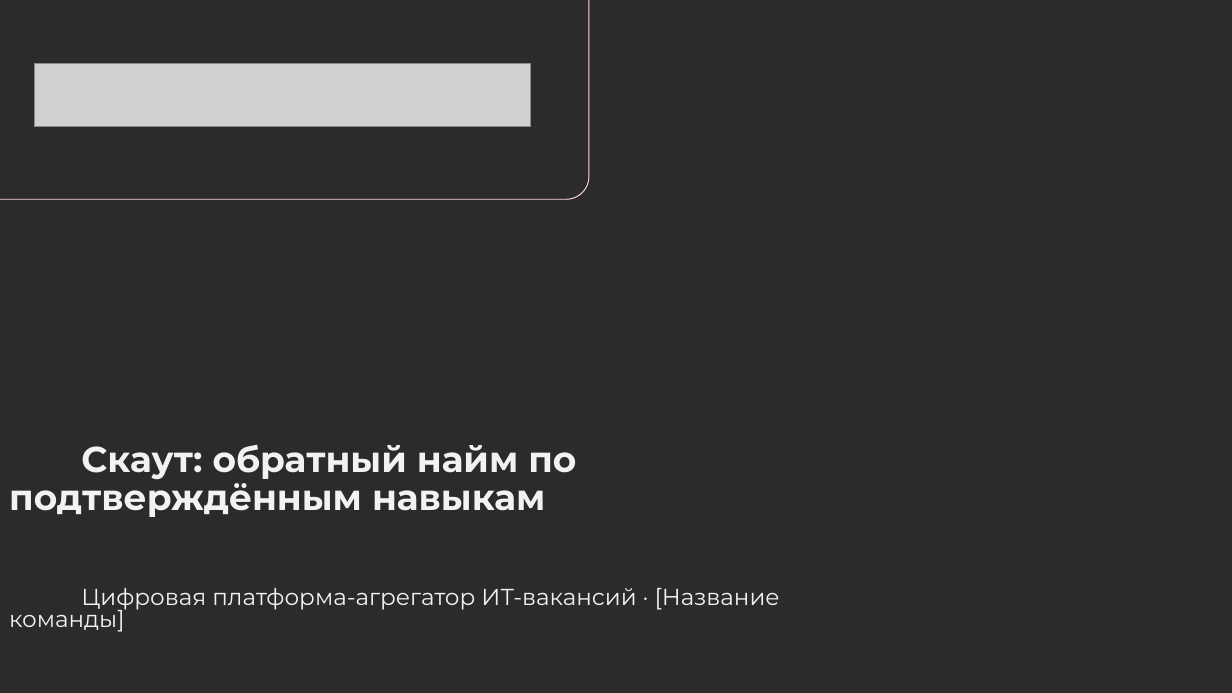
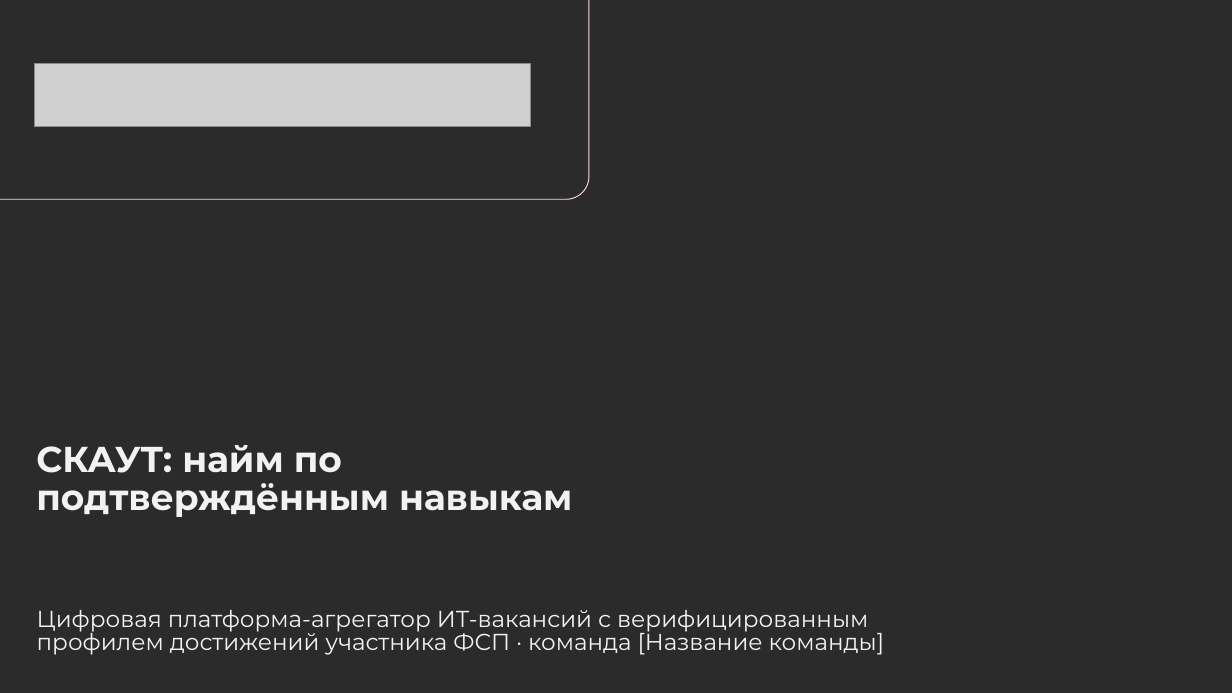
Before and after one commit to Egor2809/fsp-scout, a slide deck: slide 1 of docs/scout-presentation.pptx. Drawn at 1232x693 pixels with LibreOffice and Linux fonts; fonts in the diff are those of the drawing; grey boxes stand for pictures; background and template pictures are left out; a plain dark background stands for a picture behind light text. Boxes give left, top, right and bottom in pixels: in the first picture for what was removed or moved away, otherwise in the second. Text is boxed around its words. In the diff, an @@ line names an element or a change of style, - is before the commit and + after.

```diff
--- a/docs/scout-presentation.pptx
+++ b/docs/scout-presentation.pptx
@@ title at bbox=[36, 445, 572, 517]: text changed @@
-Скаут: обратный найм по подтверждённым навыкам
+СКАУТ: найм по подтверждённым навыкам
@@ text at bbox=[37, 610, 884, 655]: text changed @@
-Цифровая платформа-агрегатор ИТ-вакансий · [Название команды]
+Цифровая платформа-агрегатор ИТ-вакансий с верифицированным профилем достижений участника ФСП · команда [Название команды]
```
Also in this commit, not shown: 2 other slides changed, 12 slides added, 8 slides removed, 2 other files.
